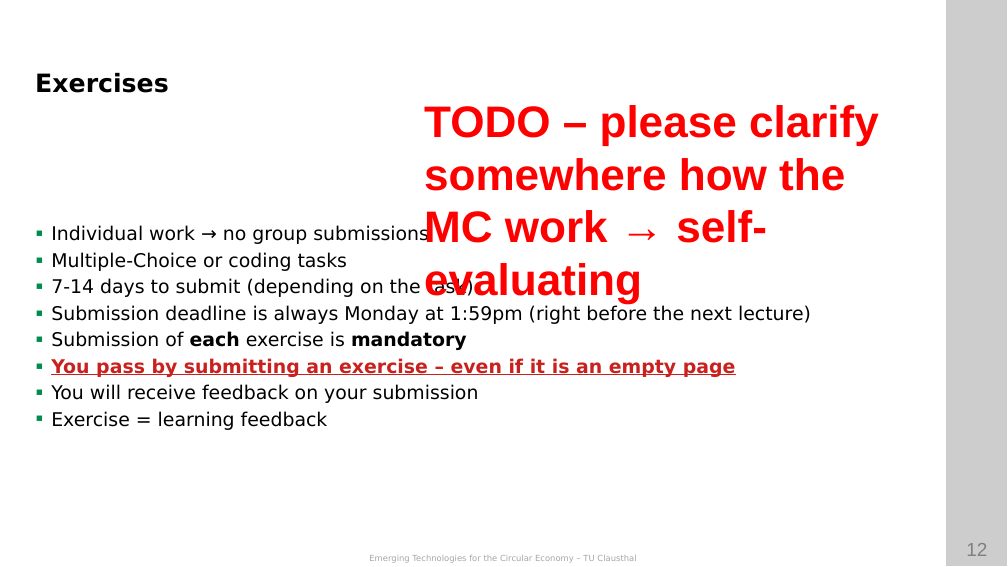
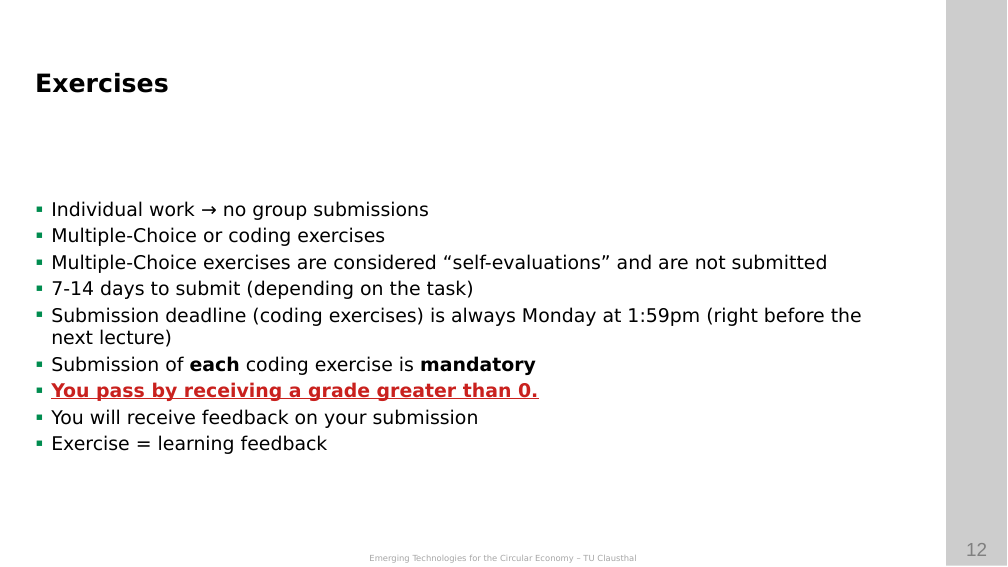
Before and after one commit to ETCE-LAB/teaching-material, a slide deck: slide 12 of Emerging-Technologies-for-the-Circular-Economy/ETCE-L00-Organization.pptx. Drawn at 1008x567 pixels with LibreOffice and Linux fonts; fonts in the diff are those of the drawing; background and template pictures are left out. Boxes give left, top, right and bottom in pixels: in the first picture for what was removed or moved away, otherwise in the second. Text is boxed around its words. In the diff, an @@ line names an element or a change of style, - is before the commit and + after.

```diff
--- a/Emerging-Technologies-for-the-Circular-Economy/ETCE-L00-Organization.pptx
+++ b/Emerging-Technologies-for-the-Circular-Economy/ETCE-L00-Organization.pptx
@@ text removed at (x1=424, y1=105, x2=879, y2=304) @@
-TODO – please clarify somewhere how the MC work → self-evaluating
@@ text at (x1=51, y1=227, x2=828, y2=273): text changed @@
-▪ Multiple-Choice or coding tasks
+▪ Multiple-Choice or coding exercises
+▪ Multiple-Choice exercises are considered “self-evaluations” and are not submitted
@@ text at (x1=51, y1=307, x2=862, y2=401): text changed @@
-▪ Submission deadline is always Monday at 1:59pm (right before the next lecture)
-▪ Submission of each exercise is mandatory
-▪ You pass by submitting an exercise – even if it is an empty page
+▪ Submission deadline (coding exercises) is always Monday at 1:59pm (right before the next lecture)
+▪ Submission of each coding exercise is mandatory
+▪ You pass by receiving a grade greater than 0.
```
Also in this commit, not shown: 7 other slides changed, 12 slides added, 2 other files.
